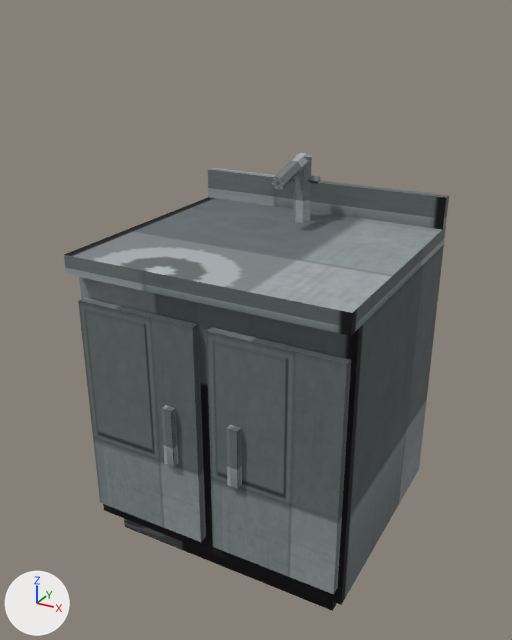
The glTF model assets/core/props/models/sink.glb as it was, and as the next commit left it.
Before and after are seen from a 50 mm lens placed at (0.663, -1.251, 1.139), pointed at (-0.013, -0.02, 0.524). The lights are fixed; the arrows at lower left show +X, +Y and +Z. The first picture is the older version. Vertices at exactly the same position are counted once.

The first picture shows 'core_sink'.
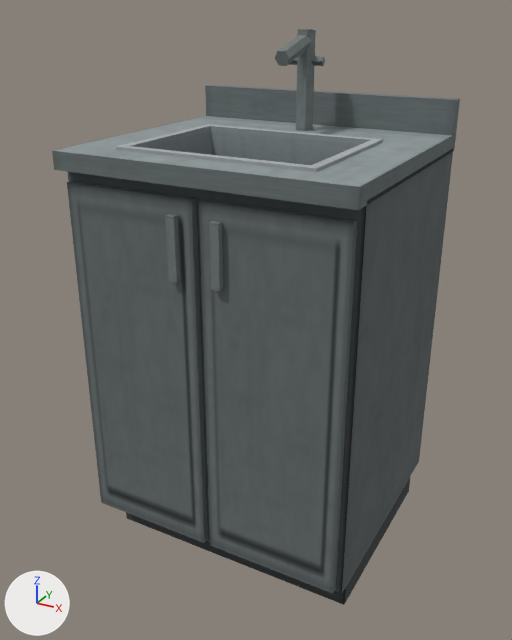
Boxes (x1, y1, x2, y2) around the edits, measured in the pictures (512 x 640 px; the box of a moved part takes in the faces that stretch with it):
'core_sink', reshaped (26% taller)
    before: (64, 153, 449, 611)
    after: (52, 29, 460, 605)
part 1 of me_core_sink, added
    after: (126, 478, 410, 605)
part 2 of me_core_sink, moved or reshaped
    before: (78, 298, 206, 542)
    after: (67, 181, 208, 543)
part 3 of me_core_sink, added
    after: (165, 214, 181, 282)
part 4 of me_core_sink, moved or reshaped
    before: (206, 327, 351, 594)
    after: (199, 199, 357, 594)
part 5 of me_core_sink, added
    after: (209, 221, 223, 291)
part 6 of me_core_sink, moved or reshaped
    before: (294, 154, 312, 223)
    after: (296, 29, 316, 131)
part 7 of me_core_sink, moved or reshaped
    before: (271, 153, 308, 190)
    after: (275, 35, 312, 66)
part 8 of me_core_sink, moved or reshaped
    before: (292, 175, 321, 184)
    after: (288, 56, 325, 66)
part 9 of me_core_sink, rebuilt
    before: (64, 168, 449, 605)
    after: (68, 149, 453, 594)
part 10 of me_core_sink, added
    after: (52, 85, 460, 210)
part 11 of me_core_sink, added
    after: (116, 124, 383, 172)
part 12 of me_core_sink, deleted (mostly hidden)
    before: (124, 519, 337, 611)
part 13 of me_core_sink, deleted
    before: (226, 425, 242, 489)
part 14 of me_core_sink, deleted
    before: (161, 405, 178, 467)

The change, as a diff of the scene's bpy script:
```diff
--- a/assets/core/props/models/sink.glb.py
+++ b/assets/core/props/models/sink.glb.py
@@ me_core_sink @@
 # used by ob_core_sink; location = (0.0, 0.0, 0.0)
-me_core_sink.from_pydata(...)  # 96 vertices, 136 faces; spans x -0.3..0.3, y -0.275..0.275, z 0.0..0.851
+me_core_sink.from_pydata(...)  # 139 vertices, 208 faces; spans x -0.3..0.3, y -0.275..0.275, z 0.0..1.1
+# me_core_sink part 1: a new loose piece, a box spanning x -0.285..0.285, y -0.181..0.255, z 0.0..0.09, in mat_core_sink_mat
+# me_core_sink part 2: the loose piece of 8 vertices spanning x -0.29..-0.015, y -0.26..-0.24, z 0.1..0.6 is scaled about its middle by (1.02, 0.8, 1.48), then moved by (0.005, -0.001, 0.12)
+# me_core_sink part 3: a new loose piece, a box spanning x -0.054..-0.036, y -0.273..-0.261, z 0.69..0.81, in mat_core_sink_mat
+# me_core_sink part 4: the loose piece of 8 vertices spanning x 0.015..0.29, y -0.26..-0.24, z 0.1..0.6 is scaled about its middle by (1.02, 0.8, 1.48), then moved by (-0.005, -0.001, 0.12)
+# me_core_sink part 5: a new loose piece, a box spanning x 0.036..0.054, y -0.273..-0.261, z 0.69..0.81, in mat_core_sink_mat
+# me_core_sink part 6: the loose piece of 13 vertices spanning x -0.02..0.02, y 0.153..0.187, z 0.7..0.845 is scaled about its middle by (1, 1, 1.38), then moved by (0.0, 0.0, 0.227)
+# me_core_sink part 7: the loose piece of 14 vertices spanning x -0.016..0.016, y 0.047..0.173, z 0.795..0.851 is scaled about its middle by (1, 0.917, 0.998), then moved by (0.0, 0.005, 0.242)
+# me_core_sink part 8: the loose piece of 9 vertices spanning x -0.04..0.04, y 0.161..0.179, z 0.786..0.804 is moved by (0.0, 0.0, 0.245)
+# me_core_sink part 9: the loose piece of 20 vertices spanning x -0.3..0.3, y -0.275..0.275, z 0.06..0.77 is rebuilt with 8 vertices and now spans x -0.3..0.3, y -0.241..0.265, z 0.09..0.872
+# me_core_sink part 10: a new loose piece of 22 vertices spanning x -0.3..0.3, y -0.275..0.275, z 0.865..0.97, in mat_core_sink_mat
+# me_core_sink part 11: a new loose piece of 16 vertices spanning x -0.202..0.202, y -0.212..0.102, z 0.716..0.906, in mat_core_sink_mat
+# me_core_sink part 12: the loose piece of 8 vertices spanning x -0.27..0.27, y -0.207..0.248, z 0.0..0.06 is deleted
+# me_core_sink part 13: the loose piece of 8 vertices spanning x 0.063..0.087, y -0.275..-0.26, z 0.285..0.415 is deleted
+# me_core_sink part 14: the loose piece of 8 vertices spanning x -0.087..-0.063, y -0.275..-0.26, z 0.285..0.415 is deleted
+# other edits to the shape of me_core_sink do not show in these pictures
 me_core_sink.materials.append(mat_core_sink_mat)
```
